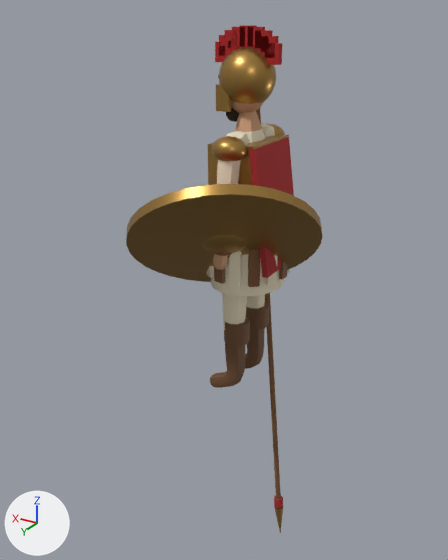
Two versions of the glTF model models/era1/yunon_nayzachi.glb, one commit apart.
Both versions are drawn from a camera (50 mm lens) standing at (-1.46, 2.68, 1.96) and looking at (0.09, 0.09, 0.66). The axes (+X, +Y, +Z) are drawn at lower left. The lights are the same throughout. The first picture is the older version. Where no turn or scale is listed for an object, it has been applied to the vertices. Vertices at exactly the same position are counted once.

In view in the first picture: 'Body', 'Shield', 'Spear'.
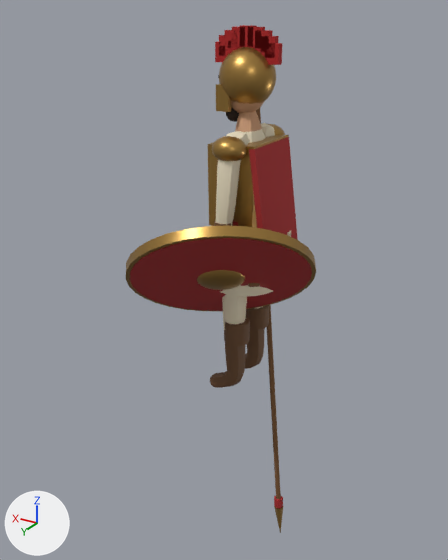
Boxes [x1, y1, x2, y2] around the edits, measured in the pictures (448 x 560 px):
'Shield', reshaped, moved (12% shorter)
    before: [126, 184, 322, 282]
    after: [126, 225, 316, 311]

The change, as a diff of the scene's bpy script:
```diff
--- a/models/era1/yunon_nayzachi.glb.py
+++ b/models/era1/yunon_nayzachi.glb.py
@@ me_shield @@
 # used by ob_shield; location = (-0.022, 0.282, 0.973)
-me_shield.from_pydata(...)  # 214 vertices, 416 faces; spans x -0.434..0.429, y -0.379..0.386, z -0.353..0.344
+me_shield.from_pydata(...)  # 214 vertices, 416 faces; spans x -0.428..0.435, y -0.387..0.377, z -0.343..0.354
+# me_shield part 1: the loose piece of 64 vertices spanning x -0.434..0.429, y -0.379..0.386, z -0.353..0.344 is moved by (0.006, -0.008, 0.01)
 me_shield.materials.append(mat_teamcolor)
@@ ob_shield @@
 ob_shield = bpy.data.objects.new('Shield', me_shield)
-ob_shield.location = (-0.022, 0.282, 0.973)
+ob_shield.location = (-0.006, 0.288, 0.78)
```
